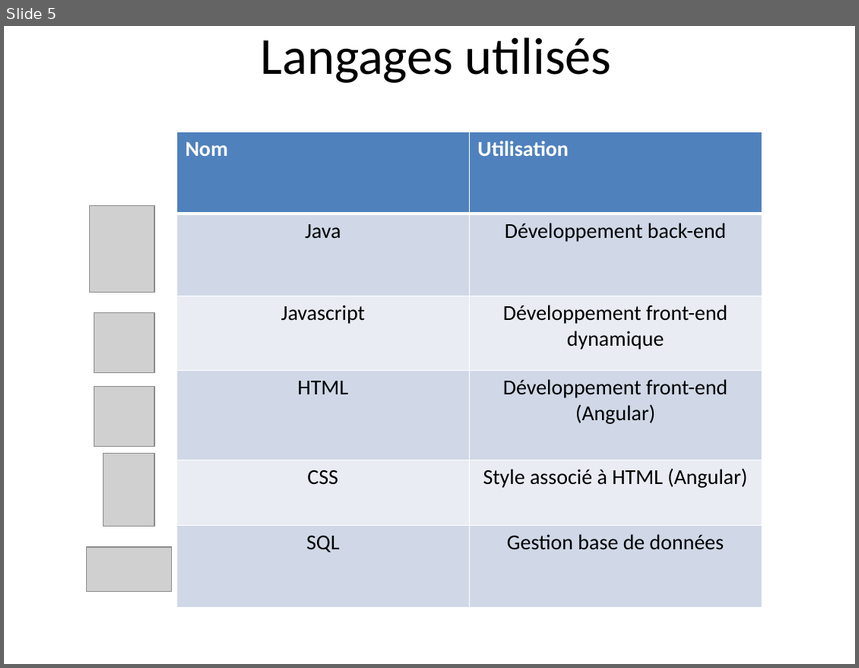
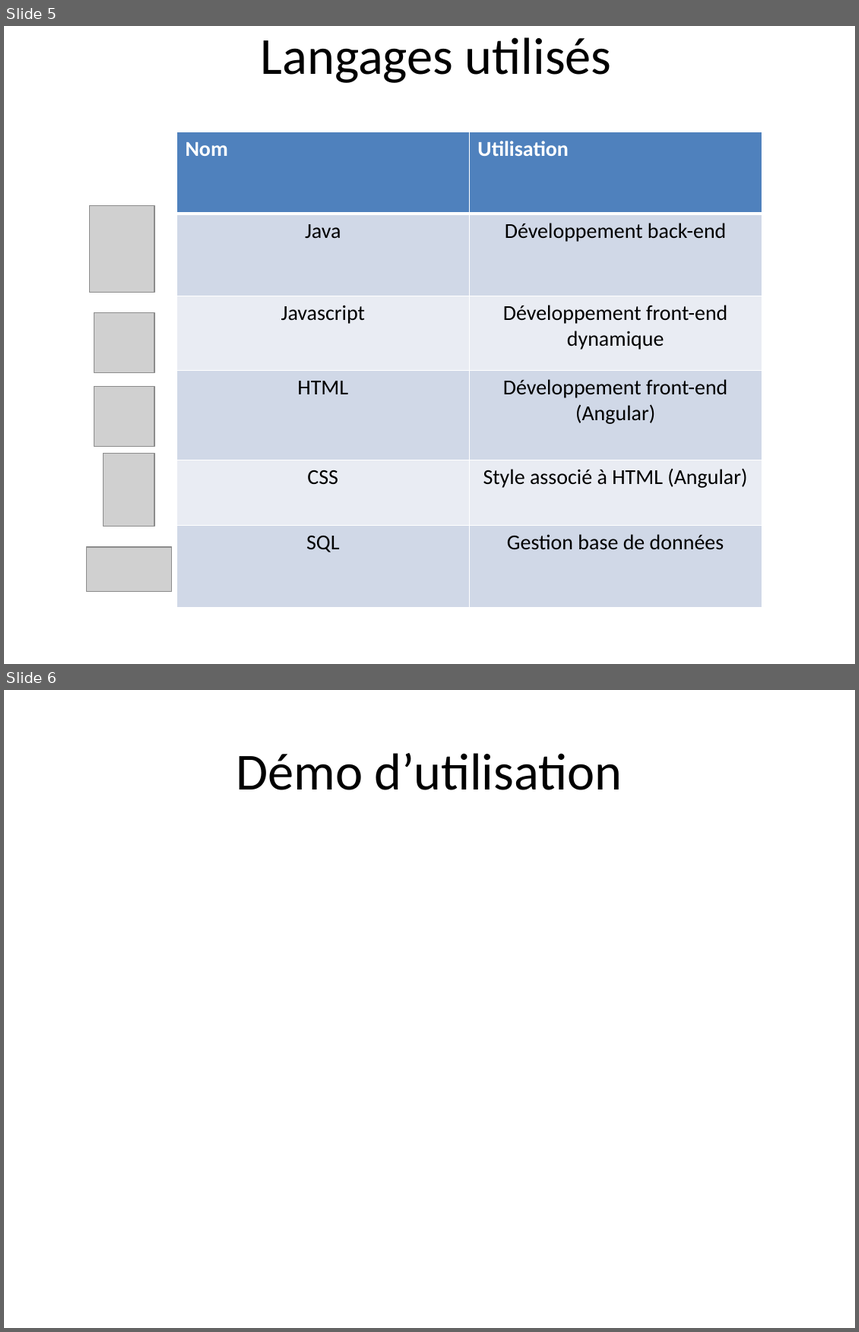
Before and after one commit to NicoPerret/projet-echec, a slide deck: Diapo présentation projet.pptx. Shown one above the other, each under a label of ours: slide 5 before the commit, slides 5 and 6 after it. The pictures are 859x668 and 859x1332 pixels, drawn with LibreOffice and Linux fonts; fonts in the diff are those of the drawing; grey boxes stand for pictures. Boxes give left, top, right and bottom in pixels: in the first picture for what was removed or moved away, otherwise in the second. Text is boxed around its words. In the diff, an @@ line names an element or a change of style, - is before the commit and + after.

```diff
--- a/Diapo présentation projet.pptx
+++ b/Diapo présentation projet.pptx
@@ slide 6 added at <box>4,690,855,1328</box>, background #FFFFFF @@
@@ title added at <box>236,753,623,790</box>, 44 pt, text #000000 @@
+Démo d’utilisation
```
Also in this commit, not shown: 13 other files.
